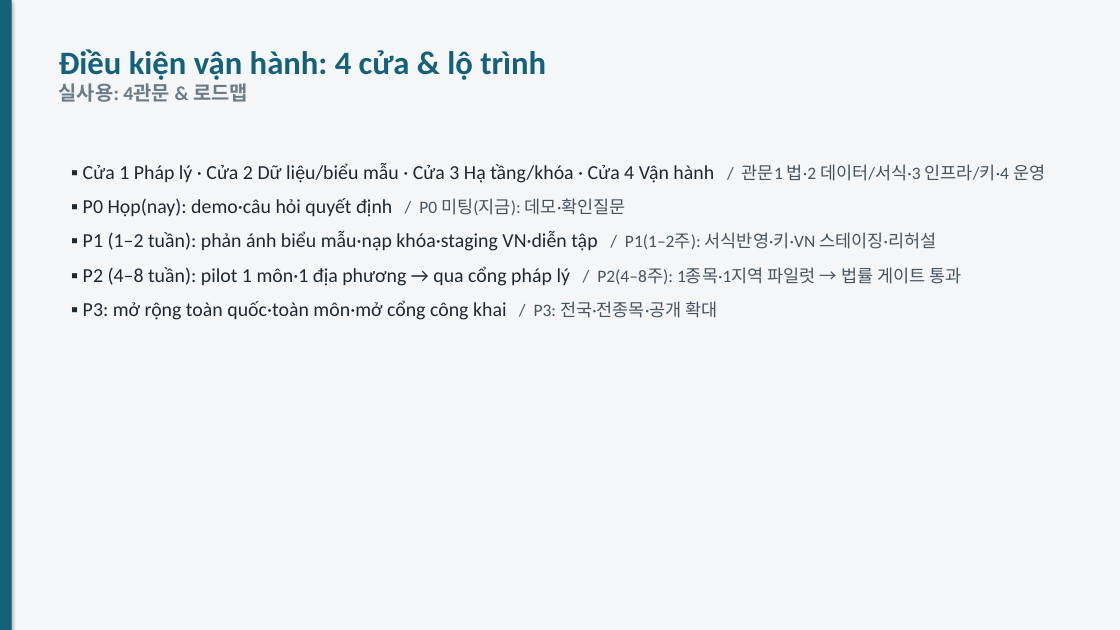
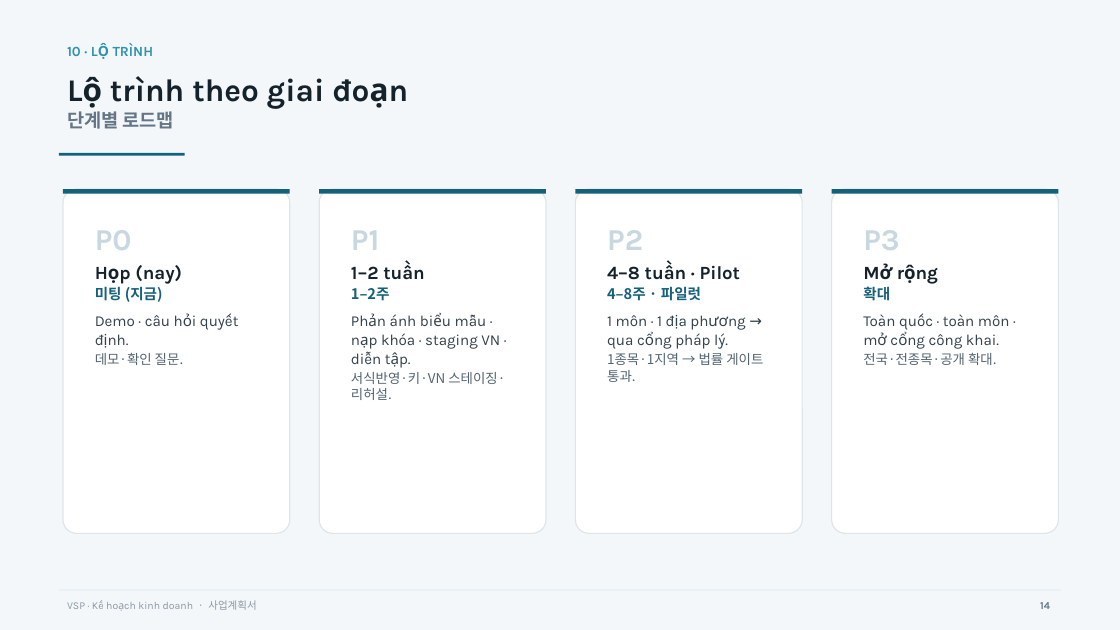
Before and after one commit to Weviko/VSP, a slide deck: slide 14 of docs/VSP-사업계획-슬라이드.pptx (slide 12 before the commit). Drawn at 1120x630 pixels with LibreOffice and Linux fonts; fonts in the diff are those of the drawing. Boxes give left, top, right and bottom in pixels: in the first picture for what was removed or moved away, otherwise in the second. Text is boxed around its words. In the diff, an @@ line names an element or a change of style, - is before the commit and + after.

```diff
--- a/docs/VSP-사업계획-슬라이드.pptx
+++ b/docs/VSP-사업계획-슬라이드.pptx
@@ background #F4F6F8 to #F4F7F9 @@
@@ rectangle removed at (0, 0, 12, 630) @@
@@ text added at (67, 43, 154, 56), 12 pt, text #2E92B0, bold @@
+10 · LỘ TRÌNH
@@ text at (67, 76, 324, 129): text changed; size 28 to 27 pt; font Calibri to Karla; text colour #15607A to #14222B @@
-Điều kiện vận hành: 4 cửa & lộ trình
-실사용: 4관문 & 로드맵
+Lộ trình theo giai đoạn
+단계별 로드맵
@@ rectangle added at (59, 153, 185, 155), fill #15607A @@
@@ text removed at (83, 163, 1045, 320) @@
-▪ Cửa 1 Pháp lý · Cửa 2 Dữ liệu/biểu mẫu · Cửa 3 Hạ tầng/khóa · Cửa 4 Vận hành / 관문1 법·2 데이터/서식·3 인프라/키·4 운영
-▪ P0 Họp(nay): demo·câu hỏi quyết định / P0 미팅(지금): 데모·확인질문
-▪ P1 (1–2 tuần): phản ánh biểu mẫu·nạp khóa·staging VN·diễn tập / P1(1–2주): 서식반영·키·VN 스테이징·리허설
-▪ P2 (4–8 tuần): pilot 1 môn·1 địa phương → qua cổng pháp lý / P2(4–8주): 1종목·1지역 파일럿 → 법률 게이트 통과
-▪ P3: mở rộng toàn quốc·toàn môn·mở cổng công khai / P3: 전국·전종목·공개 확대
@@ rounded rectangle added at (63, 189, 290, 534), fill #FFFFFF, outline #DDE5EB 1 pt @@
@@ rectangle added at (63, 189, 290, 194), fill #15607A @@
@@ rounded rectangle added at (319, 189, 546, 534), fill #FFFFFF, outline #DDE5EB 1 pt @@
@@ rectangle added at (319, 189, 546, 194), fill #15607A @@
@@ rounded rectangle added at (576, 189, 802, 534), fill #FFFFFF, outline #DDE5EB 1 pt @@
@@ rectangle added at (576, 189, 802, 194), fill #15607A @@
@@ rounded rectangle added at (832, 189, 1059, 534), fill #FFFFFF, outline #DDE5EB 1 pt @@
@@ rectangle added at (832, 189, 1059, 194), fill #15607A @@
@@ text added at (95, 230, 184, 365), 13 pt, text #33414B @@
+P0
+Họp (nay)
+미팅 (지금)
+Demo · câu hỏi quyết định.
+데모·확인 질문.
@@ text added at (351, 230, 505, 400), 13 pt, text #33414B @@
+P1
+1–2 tuần
+1–2주
+Phản ánh biểu mẫu · nạp khóa · staging VN · diễn tập.
+서식반영·키·VN 스테이징·리허설.
@@ text added at (607, 230, 763, 382), 13 pt, text #33414B @@
+P2
+4–8 tuần · Pilot
+4–8주 · 파일럿
+1 môn · 1 địa phương → qua cổng pháp lý.
+1종목·1지역 → 법률 게이트 통과.
@@ text added at (863, 230, 997, 365), 13 pt, text #33414B @@
+P3
+Mở rộng
+확대
+Toàn quốc · toàn môn · mở cổng công khai.
+전국·전종목·공개 확대.
@@ text added at (67, 600, 256, 610), 9 pt, text #8A99A6 @@
+VSP · Kế hoạch kinh doanh · 사업계획서
@@ text added at (1040, 602, 1050, 609), 9 pt, text #647585, bold @@
+14
```
Also in this commit, not shown: 14 other slides changed, 4 slides added, 1 slide removed.
